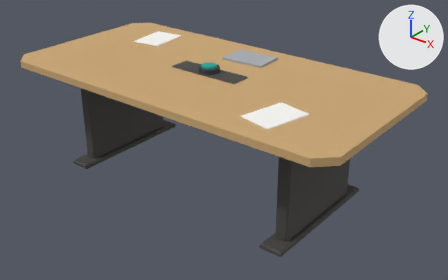
A saved change to the glTF model public/assets/models/props/table_meeting_01.glb.
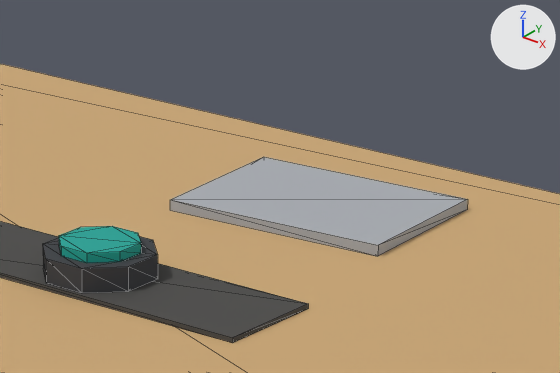
The first picture shows the older version from a 50 mm camera at (2.35, -2.8, 2.04) aimed at (0.1, 0.02, 0.3). The close-ups show the older and then the newer version on the part from 42% to 66% of the width and 7% to 32% of the height of that picture. Only the edits that show in the close-ups are written down. Arrows for +X, +Y and +Z are at upper right; the lights stay in place. The close-ups show mesh edges as thin lines. Where no turn or scale is listed for an object, it has been applied to the vertices. Vertices at exactly the same position are counted once.

Names of what the first close-up shows: 'table_meeting_01_mesh'.
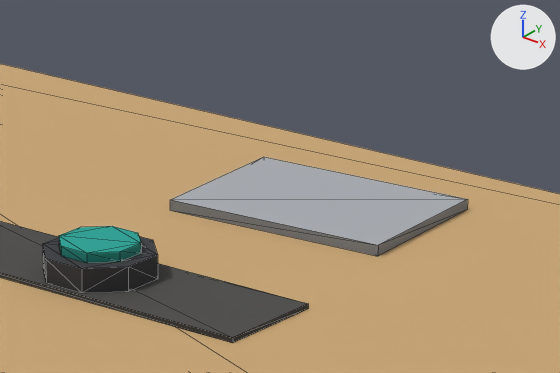
Pixel boxes (x1, y1, x2, y2) of what changed, in the close-ups (560 x 373 px; the box of a moved part takes in the faces that stretch with it):
'table_meeting_01_mesh', recoloured, surface changed: (0, 198, 470, 343) in both
part 1 of me_table_meeting_01_mesh, moved or reshaped: (0, 200, 378, 338) in both

Patch to the scene script:
```diff
--- a/public/assets/models/props/table_meeting_01.glb.py
+++ b/public/assets/models/props/table_meeting_01.glb.py
@@ mat_m_palette @@
 n1 = _N.new('ShaderNodeOutputMaterial'); n1.name = 'Material Output'
+n3 = _N.new('ShaderNodeMix'); n3.name = 'Mix'
+n3.data_type = 'RGBA'
+n3.blend_type = 'MULTIPLY'
+n3.inputs[0].default_value = 1.0  # 'Factor'
+n4 = _N.new('ShaderNodeVertexColor'); n4.name = 'Color Attribute'
 n2 = _N.new('ShaderNodeTexImage'); n2.name = 'Image Texture'
@@ mat_m_palette @@
 n0 = _N.new('ShaderNodeBsdfPrincipled'); n0.name = 'Principled BSDF'
 _L.new(n0.outputs[0], n1.inputs[0])  # 'BSDF' to 'Surface'
-_L.new(n2.outputs[0], n0.inputs[0])  # 'Color' to 'Base Color'
+_L.new(n3.outputs[2], n0.inputs[0])  # 'Result' to 'Base Color'
+_L.new(n4.outputs[0], n3.inputs[7])  # 'Color' to 'B'
+_L.new(n2.outputs[0], n3.inputs[6])  # 'Color' to 'A'
@@ me_table_meeting_01_mesh @@
 me_table_meeting_01_mesh.from_pydata(...)  # 160 vertices, 268 faces; spans x -1.2..1.2, y -0.6..0.6, z -0.39..0.39
 # used by ob_table_meeting_01_mesh; location = (0.0, 0.0, 0.394)
+# me_table_meeting_01_mesh part 1
+# 8 faces are deleted
+# 8 new faces join them
 me_table_meeting_01_mesh.materials.append(mat_m_palette)
```
